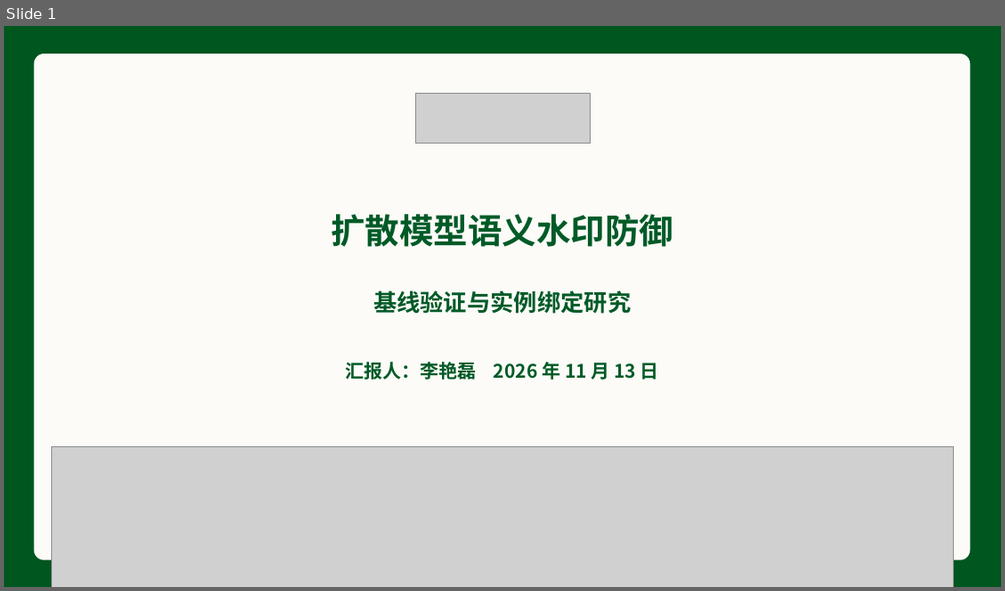
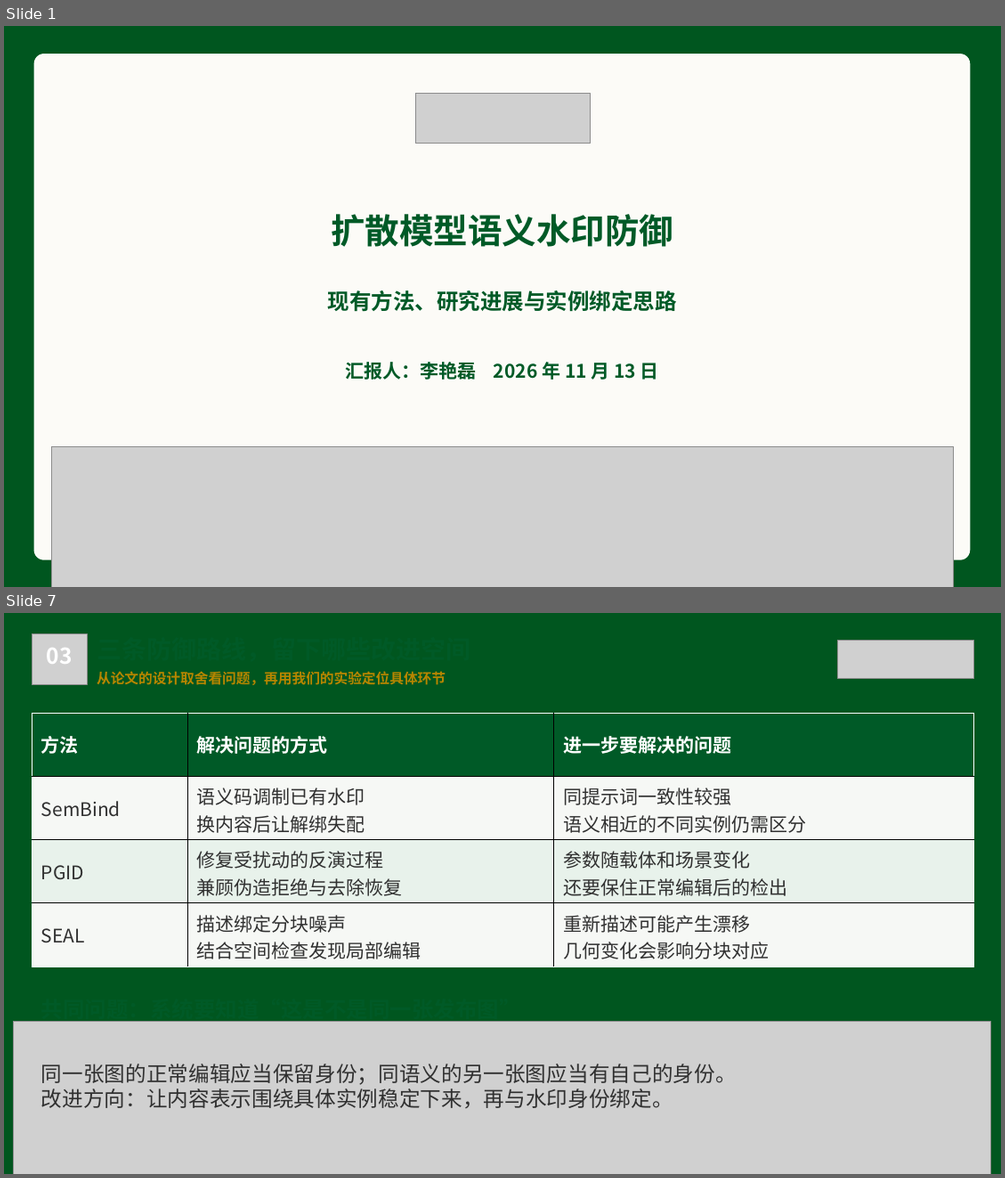
Before and after one commit to lylei5/watermark2, a slide deck: presentations/defense_briefing_20261113/output/语义水印防御研究汇报_中山大学_20261113.pptx. Shown one above the other, each under a label of ours: slide 1 before the commit, slides 1 and 7 after it; the slides between them are not shown. The pictures are 1005x591 and 1005x1178 pixels, drawn with LibreOffice and Linux fonts; fonts in the diff are those of the drawing; grey boxes stand for pictures; background and template pictures are left out. Boxes give left, top, right and bottom in pixels: in the first picture for what was removed or moved away, otherwise in the second. Text is boxed around its words. In the diff, an @@ line names an element or a change of style, - is before the commit and + after.

```diff
--- a/presentations/defense_briefing_20261113/output/语义水印防御研究汇报_中山大学_20261113.pptx
+++ b/presentations/defense_briefing_20261113/output/语义水印防御研究汇报_中山大学_20261113.pptx
@@ slide 7 added at (x1=4, y1=613, x2=1001, y2=1174), background gradient #00561F @@
@@ picture added at (x1=32, y1=634, x2=87, y2=685) @@
@@ text added at (x1=47, y1=648, x2=73, y2=664), 21 pt, text #FFFFFF, bold @@
+03
@@ picture added at (x1=838, y1=640, x2=974, y2=679) @@
@@ text added at (x1=97, y1=671, x2=445, y2=685), 13.5 pt, text #B78600, bold @@
+从论文的设计取舍看问题，再用我们的实验定位具体环节
@@ table added at (x1=32, y1=713, x2=974, y2=966), 4 rows, 3 columns @@
+方法 | 解决问题的方式 | 进一步要解决的问题
+SemBind | 语义码调制已有水印 / 换内容后让解绑失配 | 同提示词一致性较强 / 语义相近的不同实例仍需区分
+PGID | 修复受扰动的反演过程 / 兼顾伪造拒绝与去除恢复 | 参数随载体和场景变化 / 还要保住正常编辑后的检出
+SEAL | 描述绑定分块噪声 / 结合空间检查发现局部编辑 | 重新描述可能产生漂移 / 几何变化会影响分块对应
@@ picture added at (x1=14, y1=1022, x2=991, y2=1174) @@
@@ text added at (x1=41, y1=1021, x2=521, y2=1022), 21 pt, text #005A27, bold @@
+共同问题：系统要知道“这是不是同一张发布图”
@@ text added at (x1=41, y1=1063, x2=736, y2=1108), 20.2 pt, text #303030 @@
+同一张图的正常编辑应当保留身份；同语义的另一张图应当有自己的身份。
+改进方向：让内容表示围绕具体实例稳定下来，再与水印身份绑定。
@@ slide 1 changed as well @@
@@ text at (x1=328, y1=290, x2=677, y2=312): text changed; size 22.5 to 21 pt @@
-基线验证与实例绑定研究
+现有方法、研究进展与实例绑定思路
```
Also in this commit, not shown: 2 other slides changed, 6 other slides added, 7 slides removed, 7 other files.
